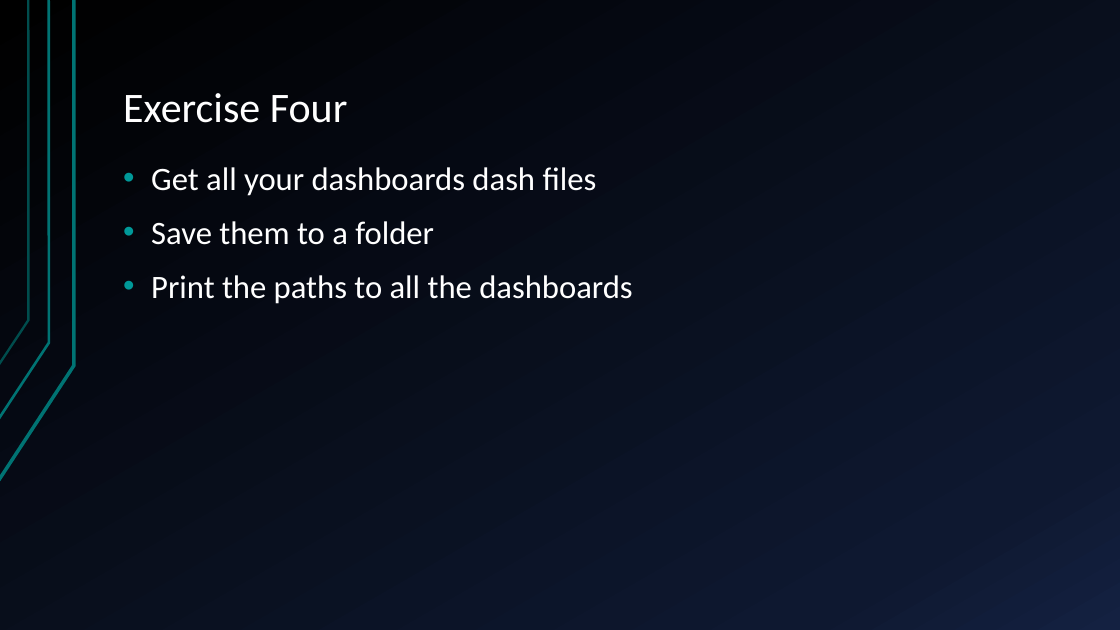
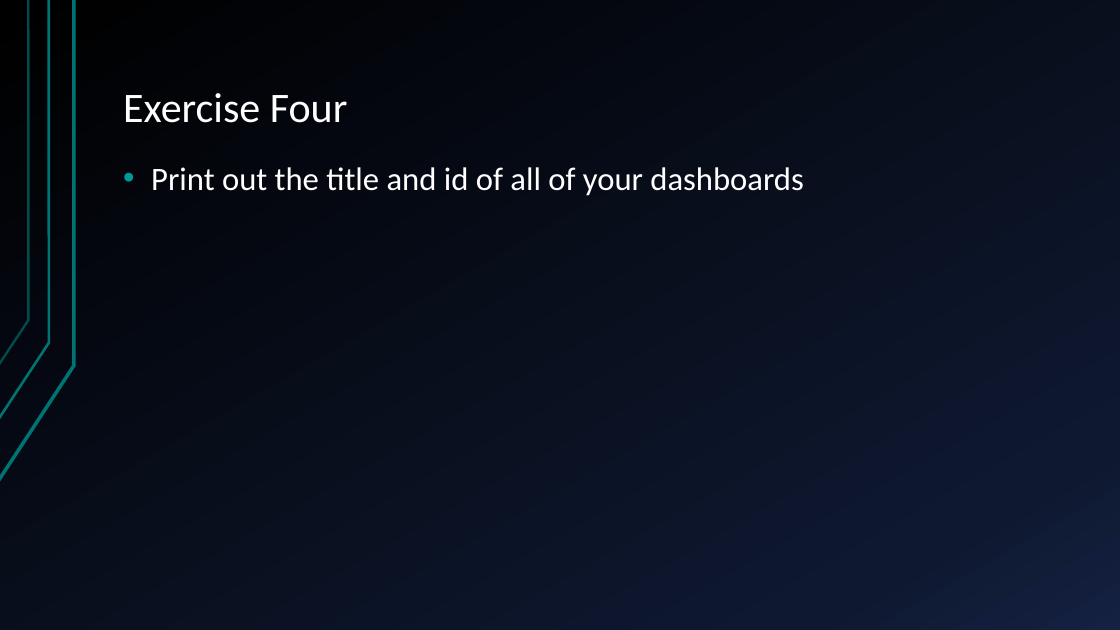
Before and after one commit to nathangiusti/PySense, a slide deck: slide 26 of PySenseTutorial.pptx. Drawn at 1120x630 pixels with LibreOffice and Linux fonts; fonts in the diff are those of the drawing. Boxes give left, top, right and bottom in pixels: in the first picture for what was removed or moved away, otherwise in the second. Text is boxed around its words. In the diff, an @@ line names an element or a change of style, - is before the commit and + after.

```diff
--- a/PySenseTutorial.pptx
+++ b/PySenseTutorial.pptx
@@ text at <box>151,167,803,196</box>: text changed @@
-• Get all your dashboards dash files
-• Save them to a folder
-• Print the paths to all the dashboards
+• Print out the title and id of all of your dashboards
```
Also in this commit, not shown: 7 other slides changed, 1 slide added, 1 slide removed, 2 other files.
